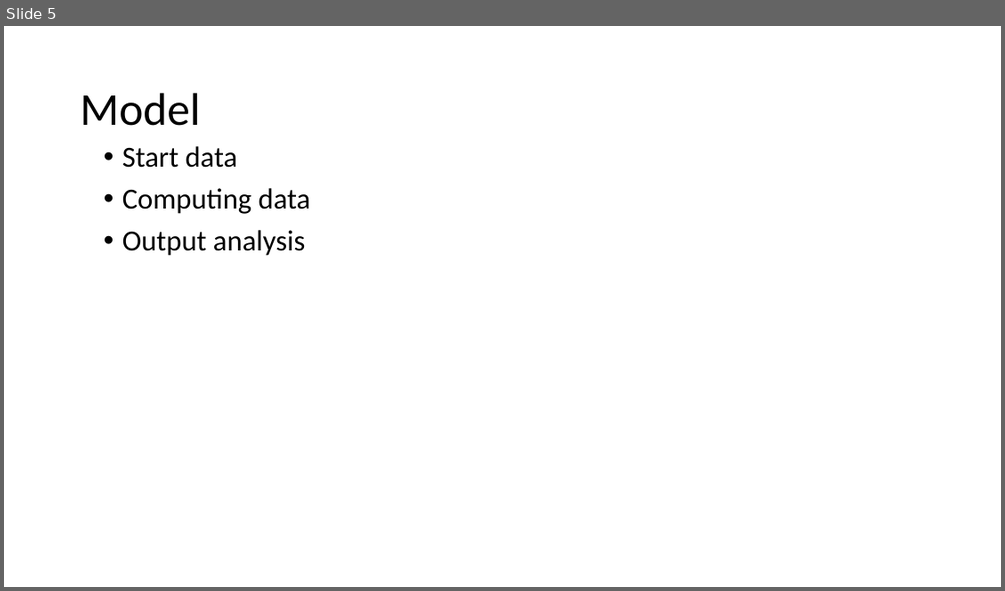
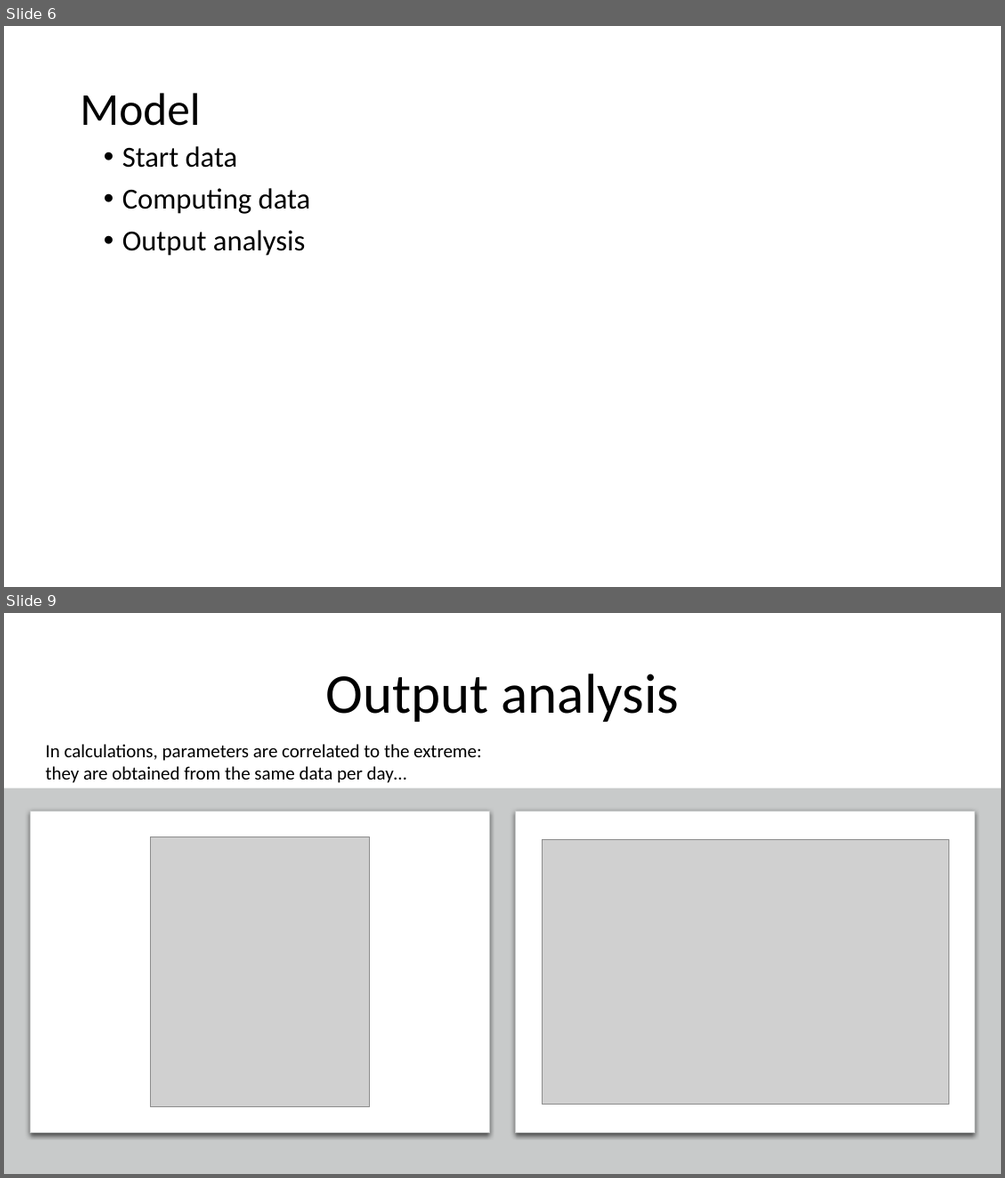
Before and after one commit to Areag0d/Projet-Prog-TRIDEL, a slide deck: Prog presentation.pptx. Shown one above the other, each under a label of ours: slide 5 before the commit, slides 6 and 9 after it; the slides between them are not shown. The pictures are 1005x591 and 1005x1178 pixels, drawn with LibreOffice and Linux fonts; fonts in the diff are those of the drawing; grey boxes stand for pictures. Boxes give left, top, right and bottom in pixels: in the first picture for what was removed or moved away, otherwise in the second. Text is boxed around its words. In the diff, an @@ line names an element or a change of style, - is before the commit and + after.

```diff
--- a/Prog presentation.pptx
+++ b/Prog presentation.pptx
@@ slide 9 added at <box>4,613,1001,1174</box>, background #FFFFFF @@
@@ title added at <box>325,674,680,722</box>, 54 pt, text #000000 @@
+Output analysis
@@ text added at <box>46,744,482,783</box>, 18 pt, text #000000 @@
+In calculations, parameters are correlated to the extreme: they are obtained from the same data per day…
@@ rectangle added at <box>4,788,1001,1174</box>, fill #C8CACA @@
@@ rounded rectangle added at <box>30,811,489,1133</box>, fill #FFFFFF, outline #C8CACA 0.75 pt @@
@@ rounded rectangle added at <box>516,811,975,1133</box>, fill #FFFFFF, outline #C8CACA 0.75 pt @@
@@ picture added at <box>150,837,369,1107</box> @@
@@ picture added at <box>542,840,948,1104</box> @@
@@ what was slide 5 is now slide 6 @@
```
Also in this commit, not shown: 2 slides changed, 2 other slides added, 2 slides removed, 4 other files.
